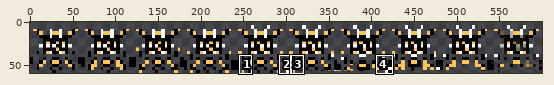
Sprite sheet: images/wigSheetHover.png. Above: a wide view before the commit, with the close-up outlined.
Close-up. Old version:
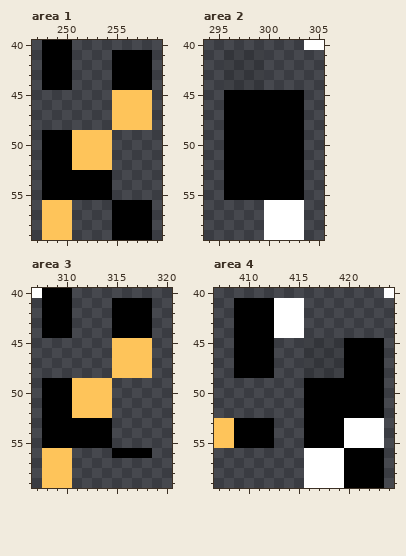
The file is 600x60 pixels. Pixels under 10% opacity are left out. Colours within 5 levels of each other are drawn and written as one. Shown: area 1: x 247..259, y 40..59; area 2: x 294..305, y 40..59; area 3: x 307..320, y 40..59; area 4: x 407..424, y 40..59. The commit also changed other parts of the picture, which this record leaves out.
Once edited:
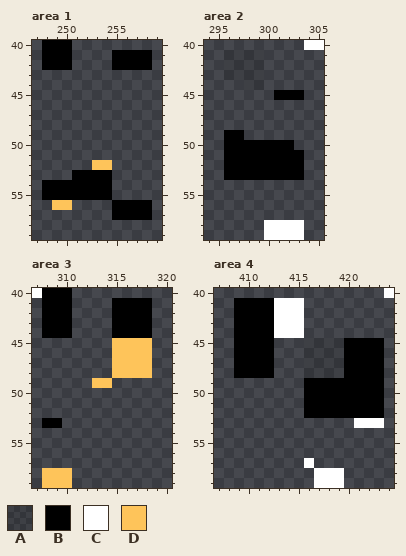
Palette (. is transparent): A #0000001e  B #000000  C #ffffff  D #fec45a
Diff:
--- area 1
@@ x 247..259 @@
 42 .BBB....BBBB.
-43 .BBB....BBBB.
-44 .BBB....BBBB.
-45 ........DDDD.
-46 ........DDDD.
-47 ........DDDD.
-48 ........DDDD.
-49 .BBBDDDD.....
-50 .BBBDDDD.....
-51 .BBBDDDD.....
-52 .BBBDDDD.....
-53 .BBBBBBB.....
+43 .............
+44 .............
+45 .............
+46 .............
+47 .............
+48 .............
+49 .............
+50 .............
+51 .............
+52 ......DD.....
+53 ....BBBB.....
 54 .BBBBBBB.....
 55 .BBBBBBB.....
-56 .DDD....BBBB.
-57 .DDD....BBBB.
-58 .DDD....BBBB.
-59 .DDD....BBBB.
+56 ..DD....BBBB.
+57 ........BBBB.
+58 .............
+59 .............
--- area 2
@@ x 294..305 @@
 43 ..AAAA......
-44 ..AAAA......
-45 ..BBBBBBBB..
-46 ..BBBBBBBB..
-47 ..BBBBBBBB..
-48 ..BBBBBBBB..
-49 ..BBBBBBBB..
-50 ..BBBBBBBB..
+44 ....AA......
+45 .......BBB..
+46 ............
+47 ............
+48 ............
+49 ..BB........
+50 ..BBBBBBB...
 51 ..BBBBBBBB..
@@ x 294..305 @@
 53 ..BBBBBBBB..
-54 ..BBBBBBBB..
-55 ..BBBBBBBB..
-56 ......CCCC..
-57 ......CCCC..
+54 ............
+55 ............
+56 ............
+57 ............
 58 ......CCCC..
--- area 3
@@ x 307..320 @@
 48 ........DDDD..
-49 .BBBDDDD......
-50 .BBBDDDD......
-51 .BBBDDDD......
-52 .BBBDDDD......
-53 .BBBBBBB......
-54 .BBBBBBB......
-55 .BBBBBBB......
-56 .DDD....BBBB..
-57 .DDD..........
+49 ......DD......
+50 ..............
+51 ..............
+52 ..............
+53 .BB...........
+54 ..............
+55 ..............
+56 ..............
+57 ..............
 58 .DDD..........
--- area 4
@@ x 407..424 @@
 52 .........BBBBBBBB.
-53 DDBBBB...BBBBCCCC.
-54 DDBBBB...BBBBCCCC.
-55 DDBBBB...BBBBCCCC.
-56 .........CCCCBBBB.
-57 .........CCCCBBBB.
-58 .........CCCCBBBB.
-59 .........CCCCBBBB.
+53 ..............CCC.
+54 ..................
+55 ..................
+56 ..................
+57 .........C........
+58 ..........CCC.....
+59 ..........CCC.....
Where, in picture pixels (left, top, right, bottom), the same in both close-ups:
erased: (42, 70, 152, 240)
erased: (224, 80, 304, 220)
erased: (42, 378, 152, 468)
erased: (214, 418, 274, 448)
erased: (304, 418, 384, 488)
